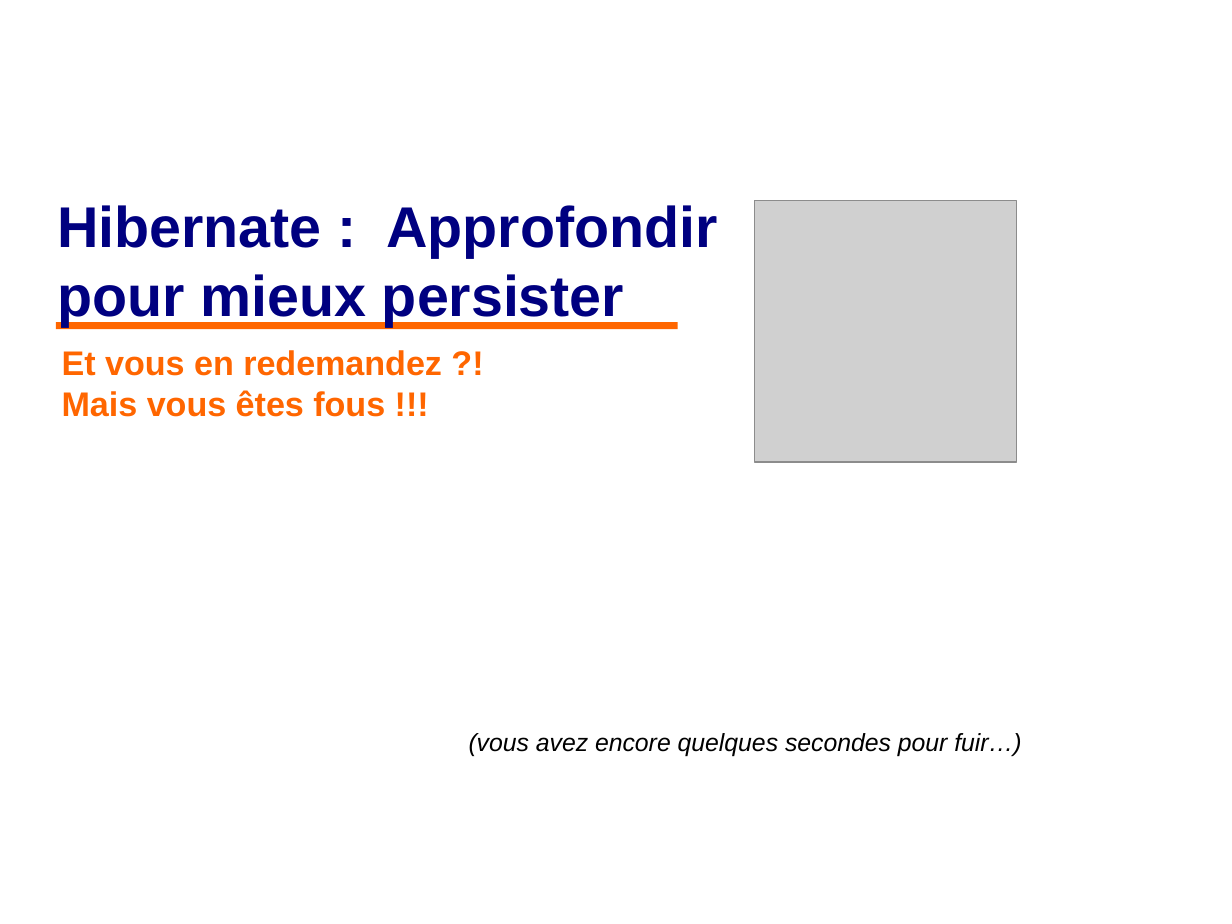
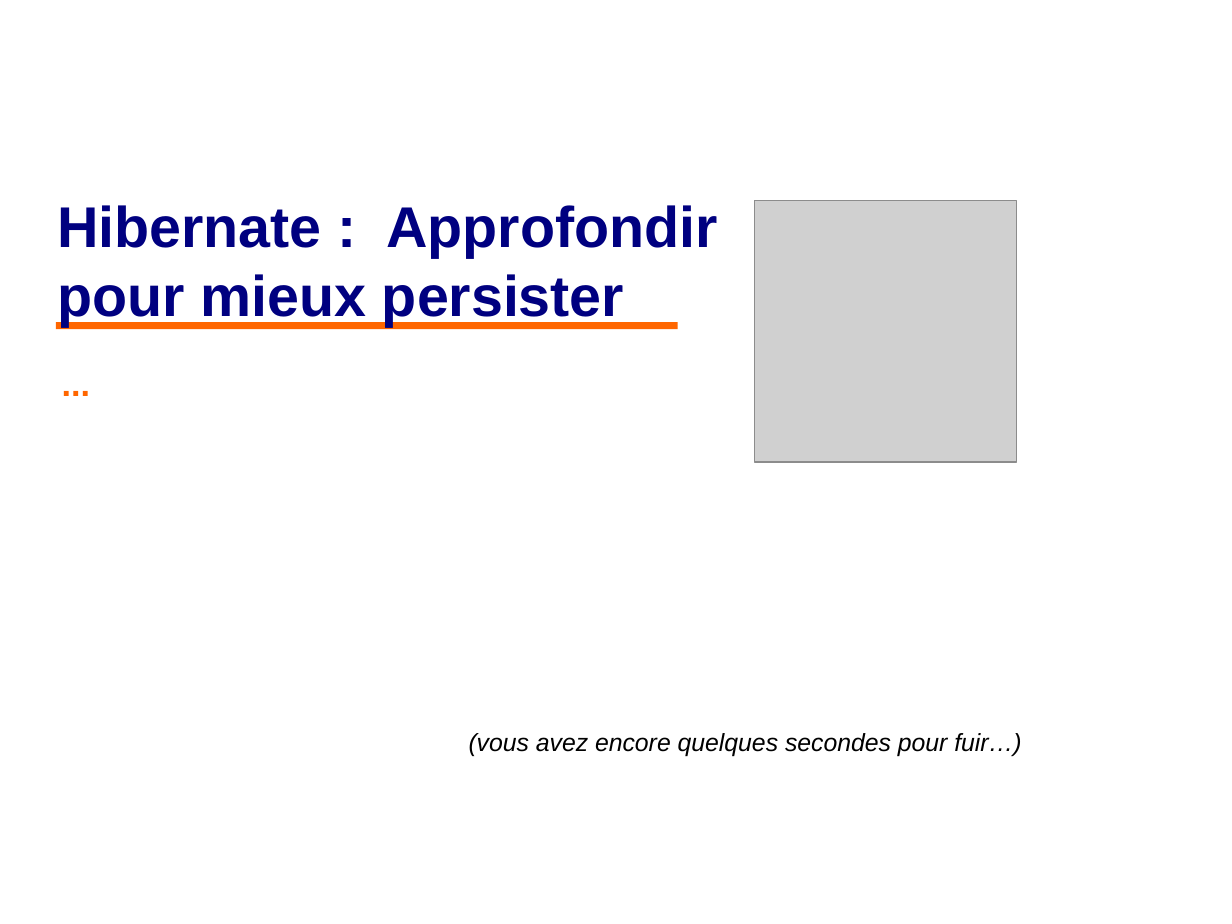
Before and after one commit to philphils/formation-hibernate-avancee, a slide deck: slide 1 of Documentation/diapo_formation_hibernate_avancee.odp. Drawn at 1232x924 pixels with LibreOffice and Linux fonts; fonts in the diff are those of the drawing; grey boxes stand for pictures; background and template pictures are left out. Boxes give left, top, right and bottom in pixels: in the first picture for what was removed or moved away, otherwise in the second. Text is boxed around its words. In the diff, an @@ line names an element or a change of style, - is before the commit and + after.

Commit message:
titre

```diff
--- a/Documentation/diapo_formation_hibernate_avancee.odp
+++ b/Documentation/diapo_formation_hibernate_avancee.odp
@@ subtitle at [62,350,442,417]: text changed @@
-Et vous en redemandez ?!
-Mais vous êtes fous !!!
+...
```
